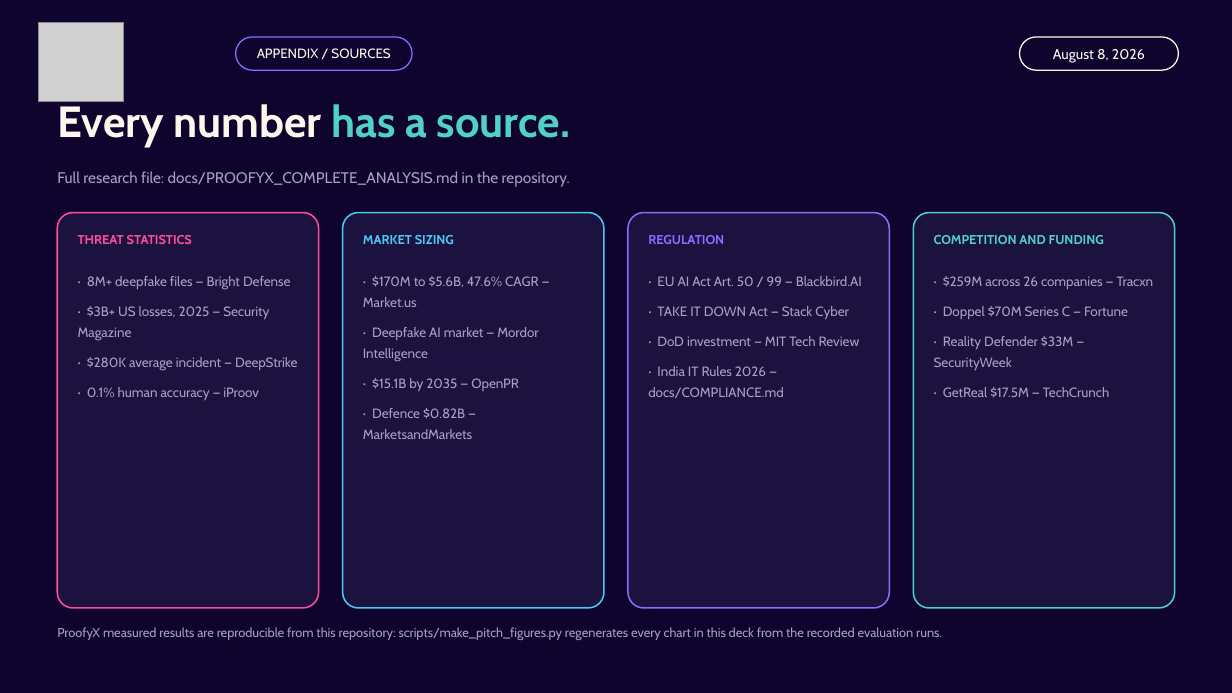
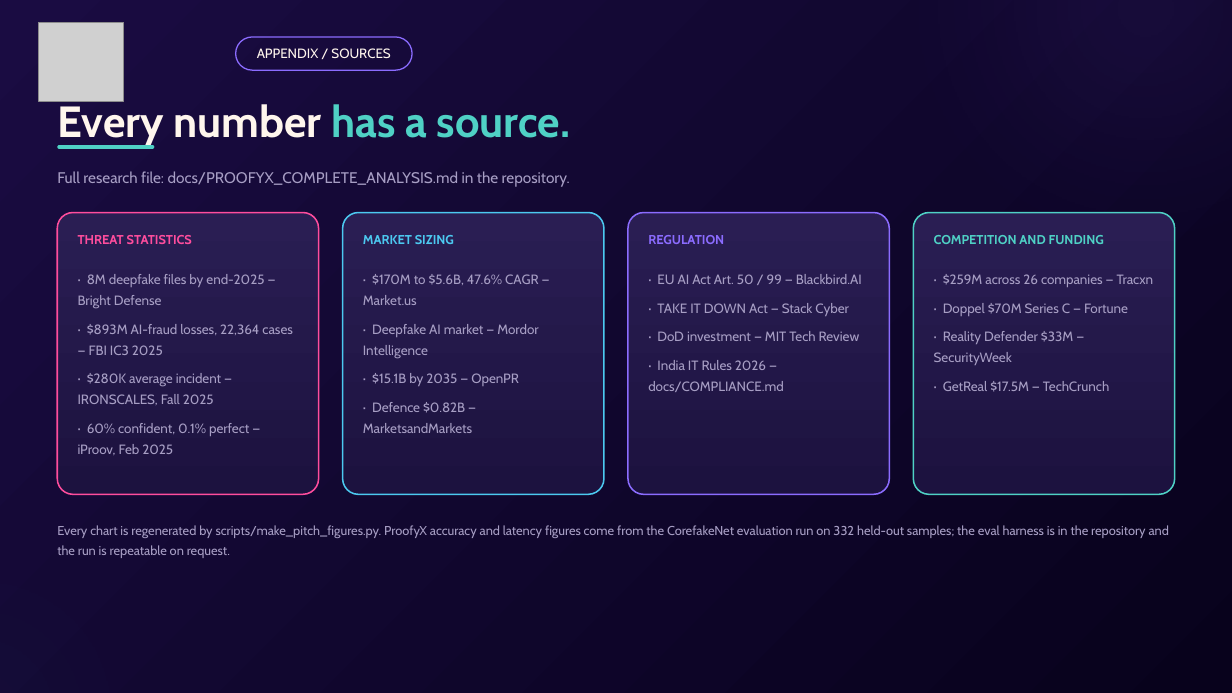
Before and after one commit to muhammedsayeedurrahman/ai-authenticity-checker, a slide deck: slide 15 of docs/pitch/ProofyX_Investor_Deck.pptx. Drawn at 1232x693 pixels with LibreOffice and Linux fonts; fonts in the diff are those of the drawing; grey boxes stand for pictures. Boxes give left, top, right and bottom in pixels: in the first picture for what was removed or moved away, otherwise in the second. Text is boxed around its words. In the diff, an @@ line names an element or a change of style, - is before the commit and + after.

```diff
--- a/docs/pitch/ProofyX_Investor_Deck.pptx
+++ b/docs/pitch/ProofyX_Investor_Deck.pptx
@@ rectangle at [0, 0, 1232, 693]: fill #0E042D to gradient #1A0C42 to #08021C @@
@@ ellipse added at [749, 0, 1232, 407], fill #8B6CFF at 11% opacity @@
@@ rounded rectangle removed at [1019, 37, 1178, 70] @@
-August 8, 2026
@@ rounded rectangle added at [57, 145, 154, 149], fill #4FD1C5 @@
@@ rounded rectangle: place and size @@
-rounded rectangle at [57, 213, 319, 608]
+rounded rectangle at [57, 213, 319, 494]
@@ rounded rectangle: place and size @@
-rounded rectangle at [343, 213, 604, 608]
+rounded rectangle at [343, 213, 604, 494]
@@ rounded rectangle: place and size @@
-rounded rectangle at [628, 213, 890, 608]
+rounded rectangle at [628, 213, 890, 494]
@@ fill #1C123F to gradient #2A1E53 to #1C123F in 4 elements at [57, 213, 319, 494], [343, 213, 604, 494], [628, 213, 890, 494], [913, 213, 1175, 494] @@
@@ rounded rectangle: place and size @@
-rounded rectangle at [913, 213, 1175, 608]
+rounded rectangle at [913, 213, 1175, 494]
@@ less space between paragraphs in 3 elements at [363, 274, 538, 433], [648, 274, 862, 392], [934, 274, 1154, 392] @@
@@ text at [78, 274, 292, 455]: text changed @@
-· 8M+ deepfake files — Bright Defense
-· $3B+ US losses, 2025 — Security Magazine
-· $280K average incident — DeepStrike
-· 0.1% human accuracy — iProov
+· 8M deepfake files by end-2025 — Bright Defense
+· $893M AI-fraud losses, 22,364 cases — FBI IC3 2025
+· $280K average incident — IRONSCALES, Fall 2025
+· 60% confident, 0.1% perfect — iProov, Feb 2025
@@ ellipse added at [0, 388, 305, 693], fill #4FD1C5 at 7% opacity @@
@@ text added at [57, 525, 1169, 558], 10 pt, text #A79EC4 @@
+Every chart is regenerated by scripts/make_pitch_figures.py. ProofyX accuracy and latency figures come from the CorefakeNet evaluation run on 332 held-out samples; the eval harness is in the repository and the run is repeatable on request.
@@ text removed at [57, 627, 942, 640] @@
-ProofyX measured results are reproducible from this repository: scripts/make_pitch_figures.py regenerates every chart in this deck from the recorded evaluation runs.
```
Also in this commit, not shown: 14 other slides changed, 9 other files.
